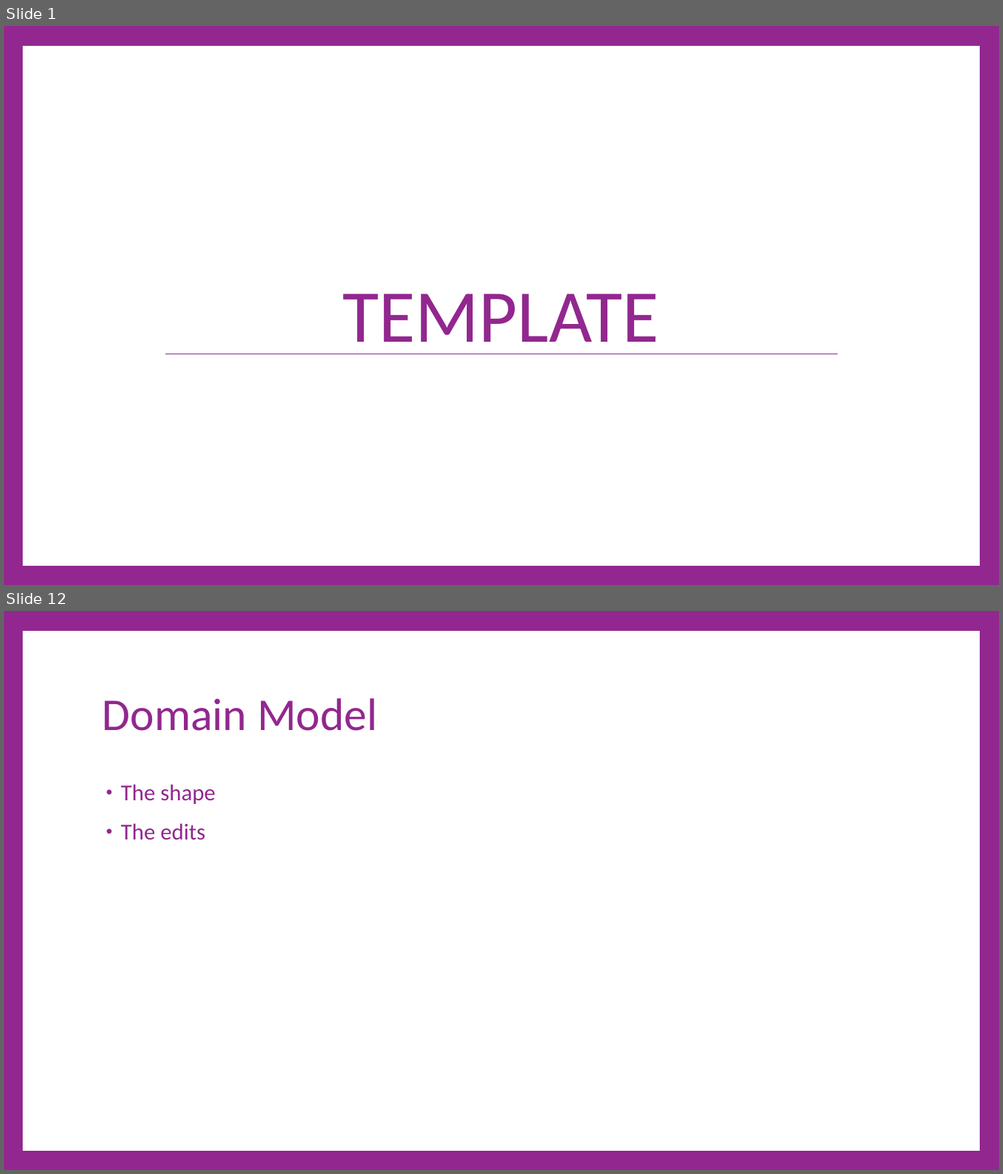
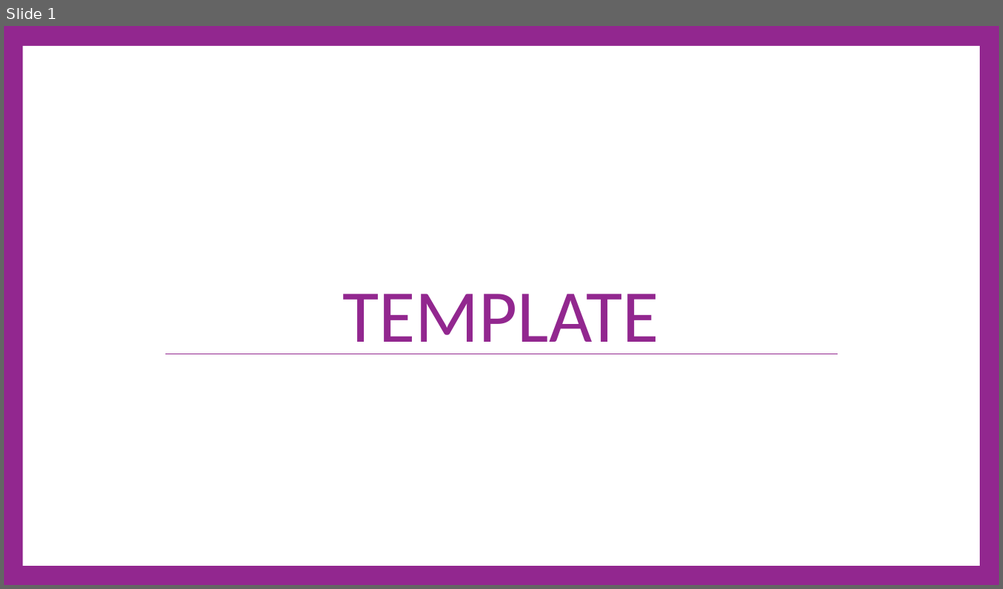
Before and after one commit to cdiggins/cs321, a slide deck: class-notes/wip/cs321-winter-2023-lecture-X.pptx. Shown one above the other, each under a label of ours: slides 1 and 12 before the commit, slide 1 after it; the slides between them are not shown. The pictures are 1003x1174 and 1003x589 pixels, drawn with LibreOffice and Linux fonts; fonts in the diff are those of the drawing. Boxes give left, top, right and bottom in pixels: in the first picture for what was removed or moved away, otherwise in the second. Text is boxed around its words. In the diff, an @@ line names an element or a change of style, - is before the commit and + after.

```diff
--- a/class-notes/wip/cs321-winter-2023-lecture-X.pptx
+++ b/class-notes/wip/cs321-winter-2023-lecture-X.pptx
@@ slide 12 removed at box(4, 611, 999, 1170), background #92278F; not listed: 1 template element that a slide beside it also shows @@
@@ title removed at box(102, 698, 377, 731) @@
-Domain Model
@@ text removed at box(121, 784, 215, 840) @@
-• The shape
-• The edits
```
Also in this commit, not shown: 19 other slides removed, 5 other files.
